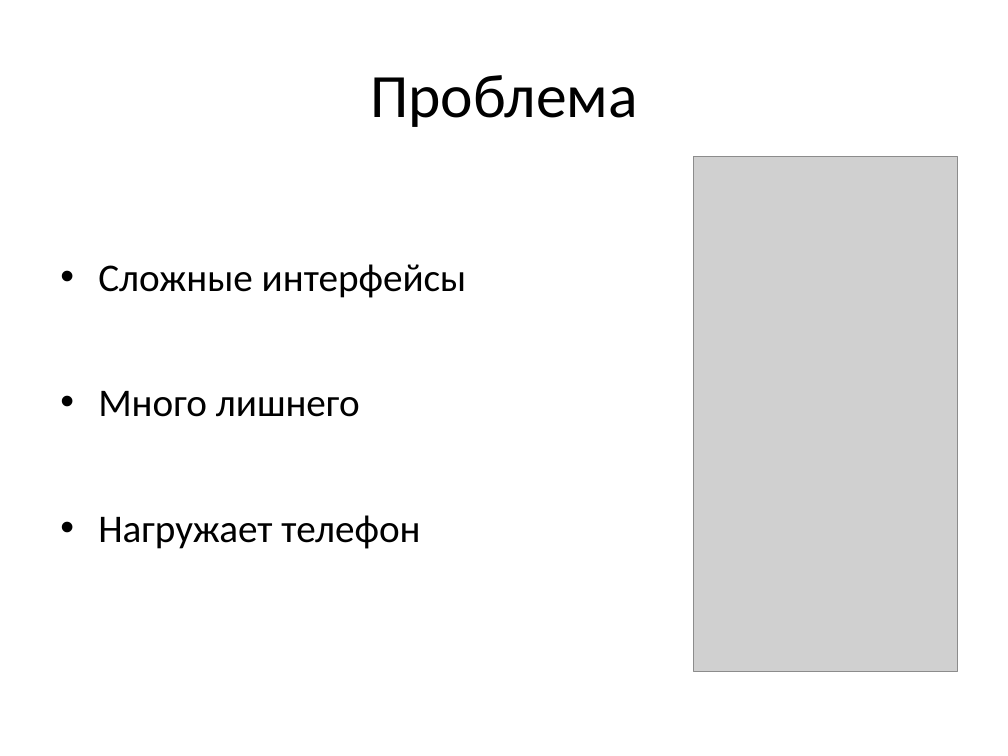
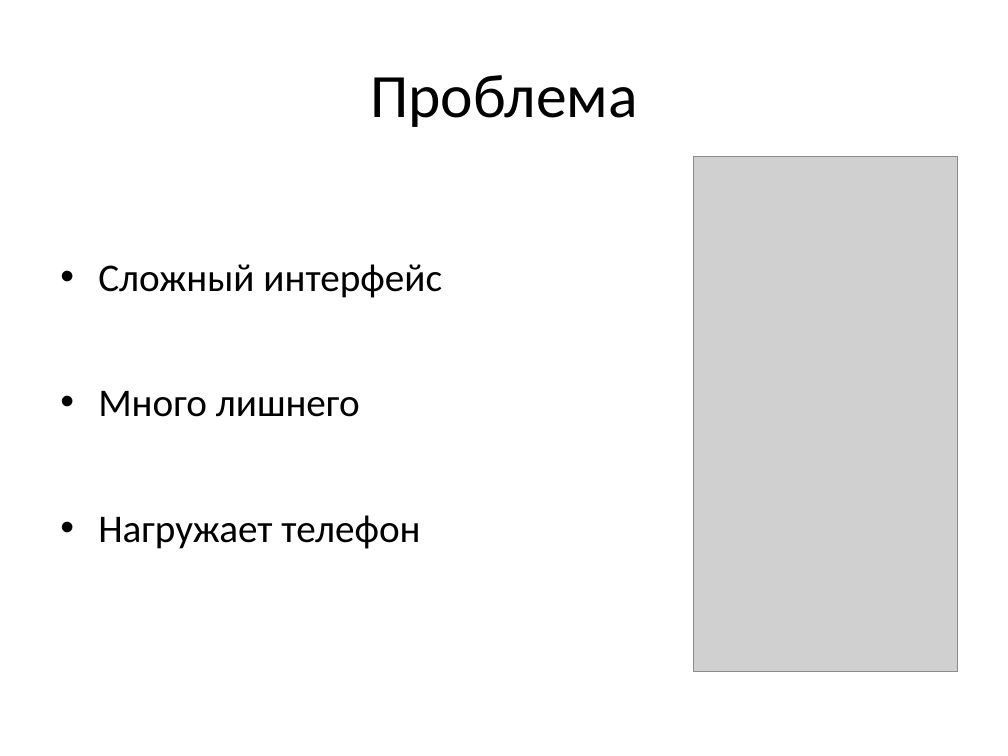
Before and after one commit to Ven-i-amin/kotlin_moblie, a slide deck: slide 2 of android-app/docs/media/presentation.pptx. Drawn at 1008x756 pixels with LibreOffice and Linux fonts; fonts in the diff are those of the drawing; grey boxes stand for pictures. Boxes give left, top, right and bottom in pixels: in the first picture for what was removed or moved away, otherwise in the second. Text is boxed around its words. In the diff, an @@ line names an element or a change of style, - is before the commit and + after.

```diff
--- a/android-app/docs/media/presentation.pptx
+++ b/android-app/docs/media/presentation.pptx
@@ text at (98,264,442,298): text changed @@
-• Сложные интерфейсы
+• Сложный интерфейс
```
Also in this commit, not shown: 3 other slides changed, 3 slides added, 4 slides removed.
